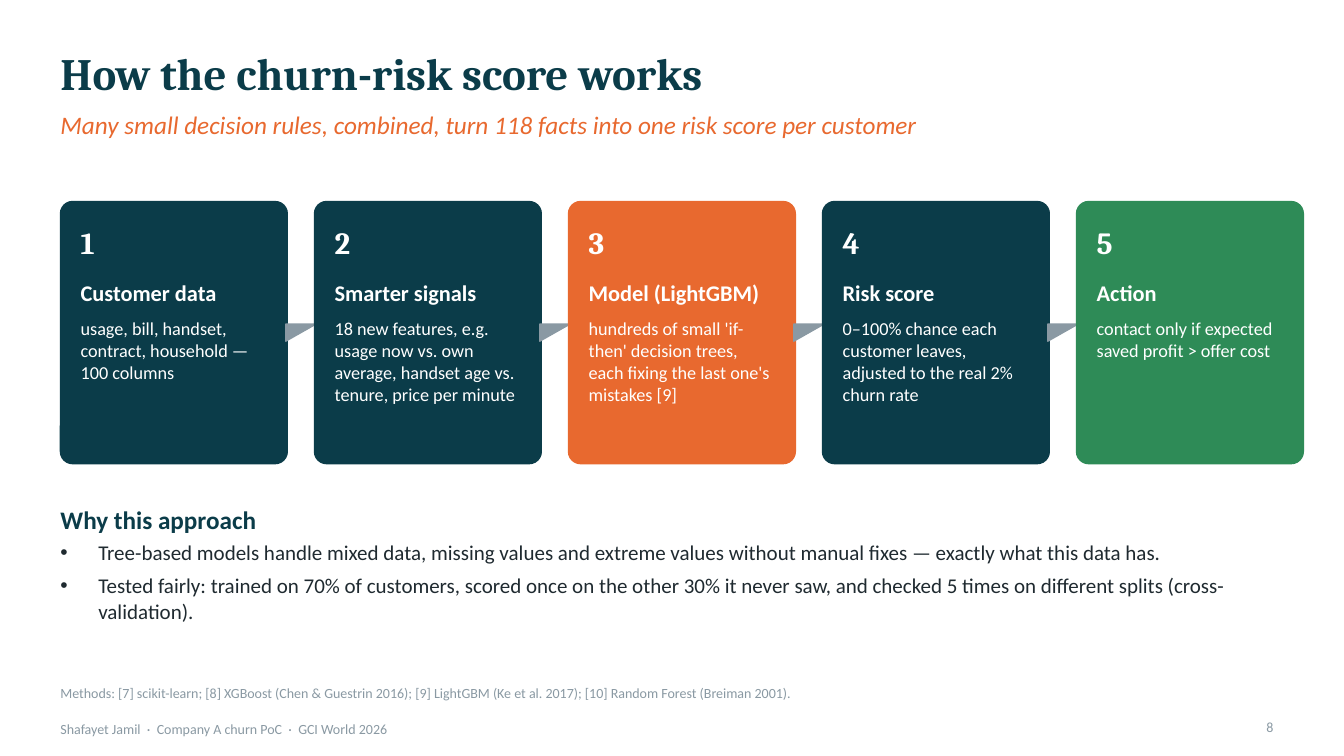
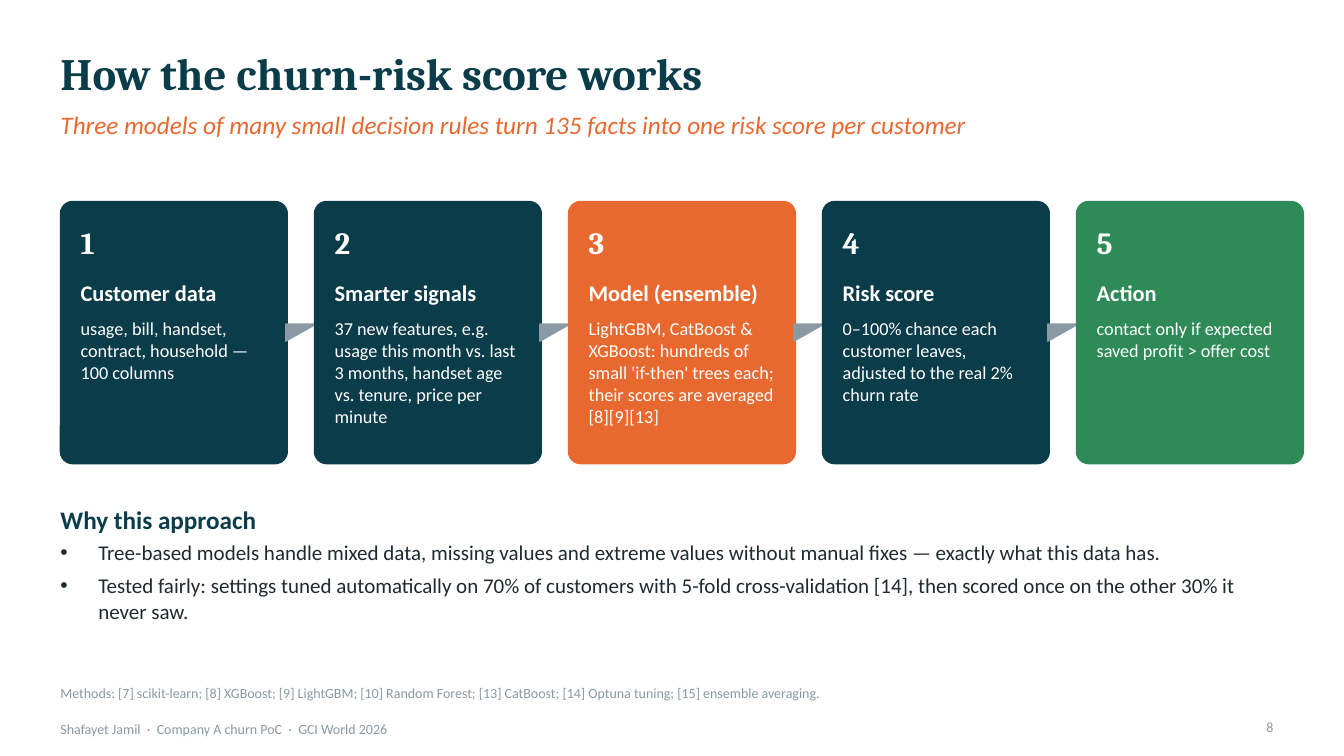
Before and after one commit to Shafayet-jamil/final-assignment-gci, a slide deck: slide 8 of Shafayet_Jamil.pptx. Drawn at 1344x756 pixels with LibreOffice and Linux fonts; fonts in the diff are those of the drawing. Boxes give left, top, right and bottom in pixels: in the first picture for what was removed or moved away, otherwise in the second. Text is boxed around its words. In the diff, an @@ line names an element or a change of style, - is before the commit and + after.

```diff
--- a/Shafayet_Jamil.pptx
+++ b/Shafayet_Jamil.pptx
@@ text at [60, 116, 966, 138]: text changed @@
-Many small decision rules, combined, turn 118 facts into one risk score per customer
+Three models of many small decision rules turn 135 facts into one risk score per customer
@@ text at [589, 284, 758, 304]: text changed @@
-Model (LightGBM)
+Model (ensemble)
@@ text at [335, 322, 516, 423]: text changed @@
-18 new features, e.g. usage now vs. own average, handset age vs. tenure, price per minute
+37 new features, e.g. usage this month vs. last 3 months, handset age vs. tenure, price per minute
@@ text at [589, 322, 774, 426]: text changed @@
-hundreds of small 'if-then' decision trees, each fixing the last one's mistakes [9]
+LightGBM, CatBoost & XGBoost: hundreds of small 'if-then' trees each; their scores are averaged [8][9][13]
@@ text at [98, 578, 1234, 619]: text changed @@
-• Tested fairly: trained on 70% of customers, scored once on the other 30% it never saw, and checked 5 times on different splits (cross-validation).
+• Tested fairly: settings tuned automatically on 70% of customers with 5-fold cross-validation [14], then scored once on the other 30% it never saw.
@@ text at [60, 688, 820, 701]: text changed @@
-Methods: [7] scikit-learn; [8] XGBoost (Chen & Guestrin 2016); [9] LightGBM (Ke et al. 2017); [10] Random Forest (Breiman 2001).
+Methods: [7] scikit-learn; [8] XGBoost; [9] LightGBM; [10] Random Forest; [13] CatBoost; [14] Optuna tuning; [15] ensemble averaging.
```
Also in this commit, not shown: 11 other slides changed, 2 other files.
